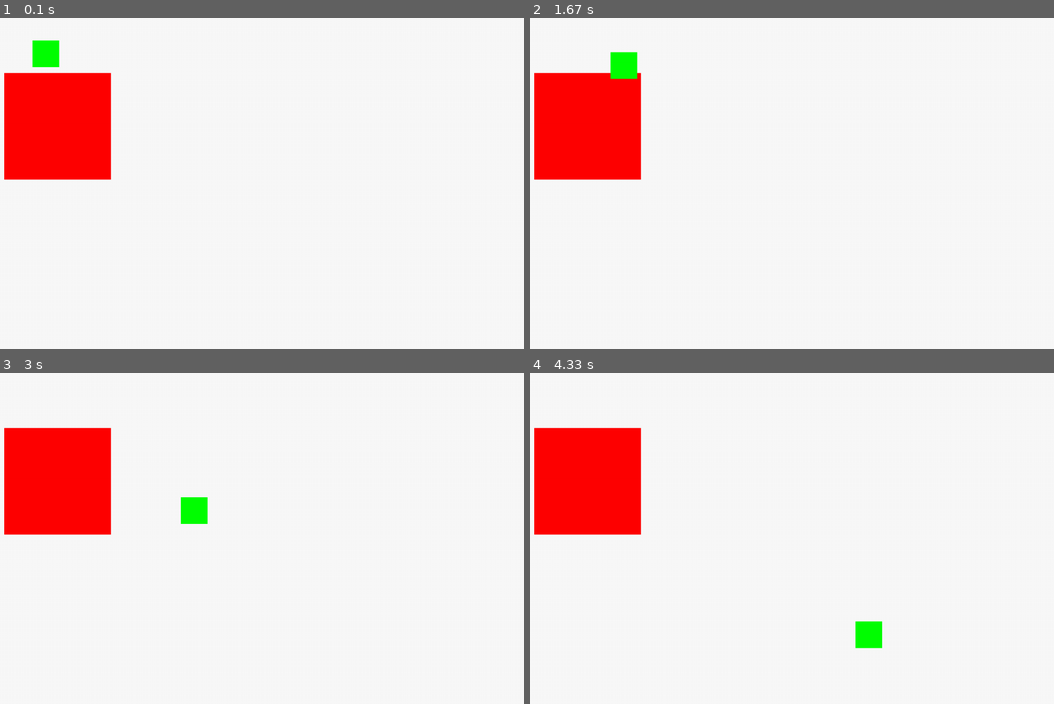
Above: before the commit, frames 1-4 (two rows, left to right).
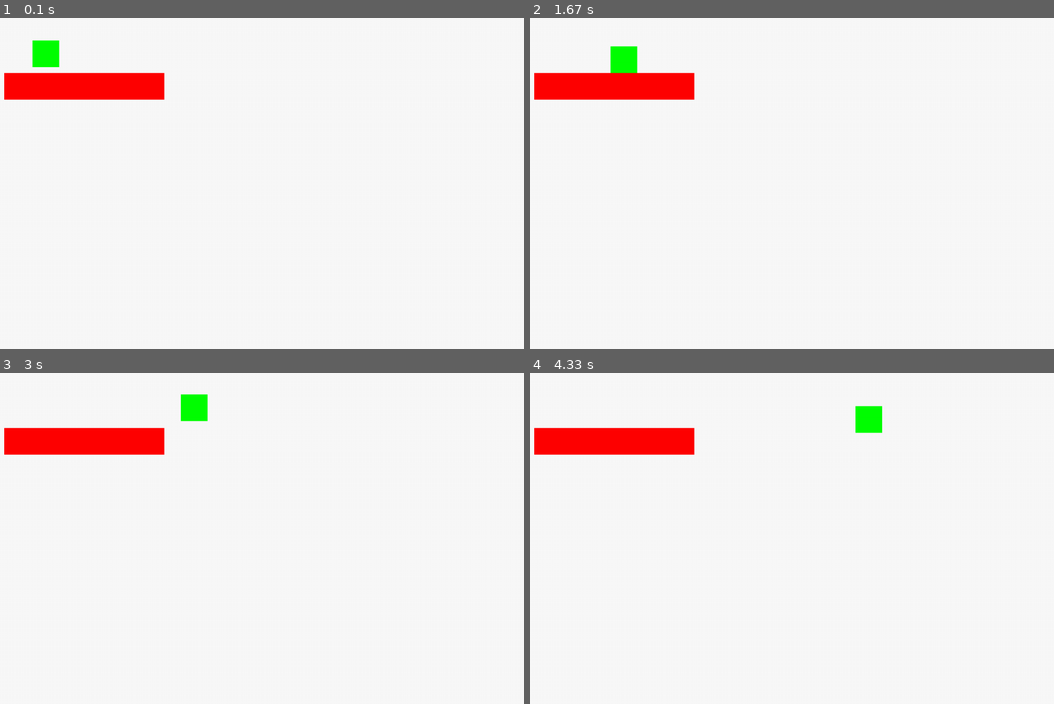
Above: after the commit, the same moments.

Repository: icanwalkonwater/sb-gamejam-pygame
Game: pygame game, started from src/main.py
Same seed, same stepped clock (60 frames per second), same inputs: the game is played once before the commit and once after it.
Inputs:
- Up to frame 1 (0.1 s): no input
- Up to frame 2 (1.67 s): hold S 0.33-0.8 s; hold D 0.83-1.47 s; tap Z at 0.9, 1.2, 1.57 s; hold S from 1.5 s (still down)
- Up to frame 3 (3 s): release S at 1.87 s; hold D 1.9-2.37 s; tap Z at 1.97, 2.27, 2.47, 2.77, 2.97 s; hold D 2.4-2.87 s; hold S from 2.9 s (still down)
- Up to frame 4 (4.33 s): release S at 3.2 s; hold D 3.23-3.87 s; tap Z at 3.3, 3.6, 3.97 s; hold S 3.9-4.27 s; hold D from 4.3 s (still down)

The runs differ from the first frame. In frame 1, 5.8% of the frame differs, in the area x 0-32%, y 16-49%; in frame 2, 6.0%; in frame 3, 6.7%, in the area x 0-40%, y 6-49%; in frame 4, 6.7%.

Commit message:
Optimized scene rendering, collisions are working, mean FPS counter

Diff:
--- a/src/game_object.py
+++ b/src/game_object.py
@@ -32,6 +32,14 @@
 
         return self._rect
 
+    @property
+    def height(self) -> int:
+        return self.image.get_height()
+
+    @property
+    def width(self) -> int:
+        return self.image.get_width()
+
     def move(self, of: Vector2, physics_scale=False):
         # Invalidate rect
         self._rect_dirty = True
--- a/src/main.py
+++ b/src/main.py
@@ -1,3 +1,5 @@
+import time
+
 import pygame
 from pygame import Surface, Vector2
 
@@ -6,14 +8,15 @@
 from physics import RigidPhysicsAwareGameObject
 from scene import Scene
 
-FPS_LIMIT = 60
+FPS_LIMIT = 0
+frames = 0
 
 
 def create_test_scene(screen) -> Scene:
     background: Surface = Surface(screen.get_size())
     background.fill((250, 250, 250))
 
-    red_box_s: Surface = Surface((200, 200))
+    red_box_s: Surface = Surface((300, 50))
     red_box_s.fill((255, 0, 0))
 
     red_box: GameObject = GameObject(red_box_s)
@@ -52,6 +55,9 @@
     clock: pygame.time.Clock = pygame.time.Clock()
     clock.tick()
 
+    # Used to
+    last_fps_update = time.time()
+
     # Game loop
     while True:
         delta_time = clock.get_time()
@@ -73,9 +79,17 @@
         pygame.display.flip()
 
         # Reset the clock
-        print(f'\rFPS: {int(clock.get_fps())}', end='')
+        if time.time() - last_fps_update > 1:
+            last_fps_update = time.time()
+            print(f'\rFPS: {int(clock.get_fps())}    ', end='')
+        global frames
+        frames += 1
         clock.tick(FPS_LIMIT)
 
 
 if __name__ == '__main__':
-    main()
+    start_time = time.time()
+    try:
+        main()
+    except KeyboardInterrupt:
+        print(f'\nFrames: {frames}, mean FPS: {frames / (time.time() - start_time)}')
--- a/src/physics.py
+++ b/src/physics.py
@@ -2,7 +2,7 @@
 from abc import ABC
 from enum import Enum
 
-from pygame import Vector2, Rect
+from pygame import Vector2
 from pygame.sprite import Group
 from pygame.surface import Surface
 
@@ -80,6 +80,10 @@
     def add_to_collision_mask(self, collider: GameObject):
         self.collision_mask.add(collider)
 
+    @staticmethod
+    def __normalize_angle(angle: float) -> float:
+        return angle % 360 - 180
+
     def compute_collisions(self):
         other: GameObject
         for other in self.collision_mask.sprites():
@@ -102,16 +106,20 @@
                 angle_delta_vertical = abs(direction_top_left_corner.angle_to(Vector2(0, -1)))
                 angle_delta_horizontal = abs(direction_top_right_corner.angle_to(Vector2(1, 0)))
 
-                if -angle_delta_vertical < direction_of_impact.angle_to(-Vector2(0, -1)) < angle_delta_vertical:
+                if -angle_delta_vertical < self.__normalize_angle(
+                        direction_of_impact.angle_to(-Vector2(0, -1))) < angle_delta_vertical:
                     self._on_collide(other, direction_of_impact, ImpactSide.TOP)
 
-                elif -angle_delta_vertical < direction_of_impact.angle_to(-Vector2(0, 1)) < angle_delta_vertical:
+                elif -angle_delta_vertical < self.__normalize_angle(
+                        direction_of_impact.angle_to(-Vector2(0, 1))) < angle_delta_vertical:
                     self._on_collide(other, direction_of_impact, ImpactSide.BOTTOM)
 
-                elif -angle_delta_horizontal < direction_of_impact.angle_to(-Vector2(-1, 0)) < angle_delta_horizontal:
+                elif -angle_delta_horizontal < self.__normalize_angle(
+                        direction_of_impact.angle_to(-Vector2(-1, 0))) < angle_delta_horizontal:
                     self._on_collide(other, direction_of_impact, ImpactSide.LEFT)
 
-                # elif -angle_delta_horizontal < direction_of_impact.angle_to(-Vector2(1, 0)) < angle_delta_horizontal:
+                # elif -angle_delta_horizontal < self.__normalize_angle(
+                #       direction_of_impact.angle_to(-Vector2(1, 0))) < angle_delta_horizontal:
                 else:
                     self._on_collide(other, direction_of_impact, ImpactSide.RIGHT)
 
@@ -141,4 +149,18 @@
         self.compute_collisions()
 
     def _on_collide(self, other: GameObject, direction_of_impact: Vector2, impact_side: ImpactSide):
-        print(f"Collided with {other} at {impact_side} (direction: {direction_of_impact}) !")
+        # print(f"Collided with {other} at {impact_side} (direction: {direction_of_impact}) !")
+        if impact_side == ImpactSide.BOTTOM:
+            self.is_on_ground = True
+            self.velocity.y = 0
+            self.transform.y = other.rect.top - self.height
+        elif impact_side == ImpactSide.TOP:
+            self.velocity.y = 0
+            self.transform.y = other.rect.bottom
+        elif impact_side == ImpactSide.LEFT:
+            self.velocity.x = 0
+            self.transform.x = other.rect.right
+        # elif impact_side == ImpactSide.RIGHT:
+        else:
+            self.velocity.x = 0
+            self.transform.x = other.rect.left - self.width
--- a/src/scene.py
+++ b/src/scene.py
@@ -10,17 +10,23 @@
 
     def __init__(self, background: Surface, statics: List[GameObject], dynamics: List[GameObject]):
         self.background: Surface = background
+        self._background: Surface = None
         self.statics: Group = Group(statics)
         self.dynamics: RenderUpdates = RenderUpdates(dynamics)
 
     def draw_init(self, surface: Surface):
-        surface.blit(self.background, (0, 0))
+        # Reset background
+        self._background: Surface = self.background.copy()
+        # Blit statics onto background
+        self._background.blits(
+            ((go.image, go.rect) for go in self.statics.sprites())
+        )
+
+        surface.blit(self._background, (0, 0))
 
     def draw_auto(self, surface: Surface):
         # Clear the dynamic objects
-        self.dynamics.clear(surface, self.background)
-        # Redraw the statics (in case there was a dynamics on top of them)
-        self.statics.draw(surface)
+        self.dynamics.clear(surface, self._background)
 
         # Redraw the dynamics and return the invalidated areas
         return self.dynamics.draw(surface)
